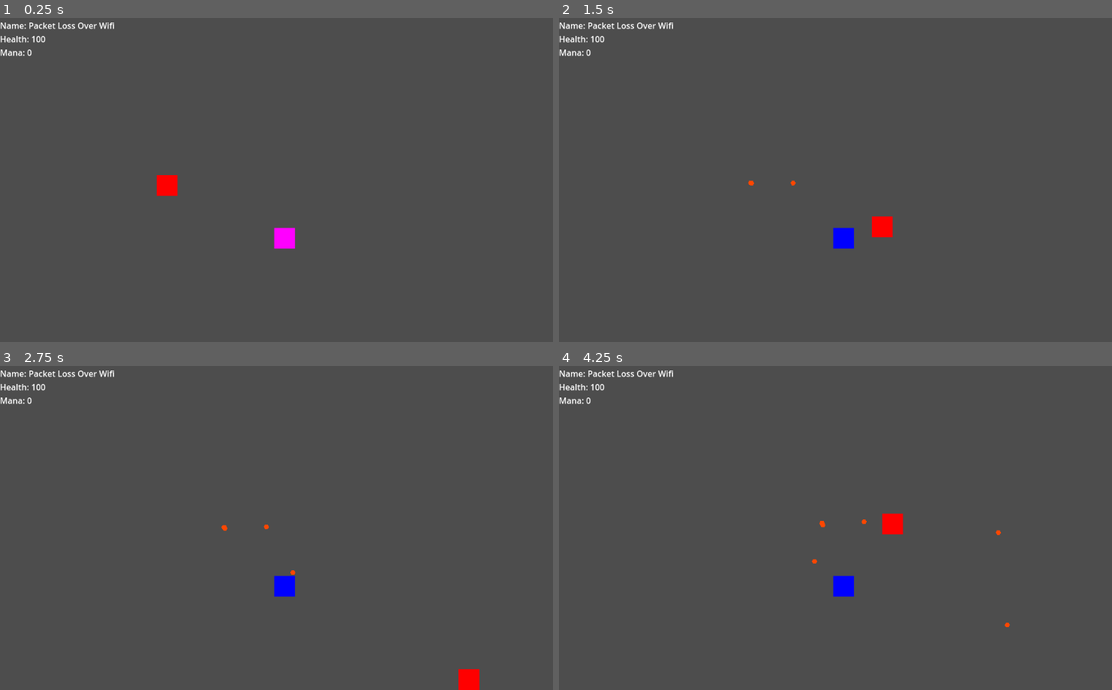
Above: before the commit, frames 1-4 (two rows, left to right).
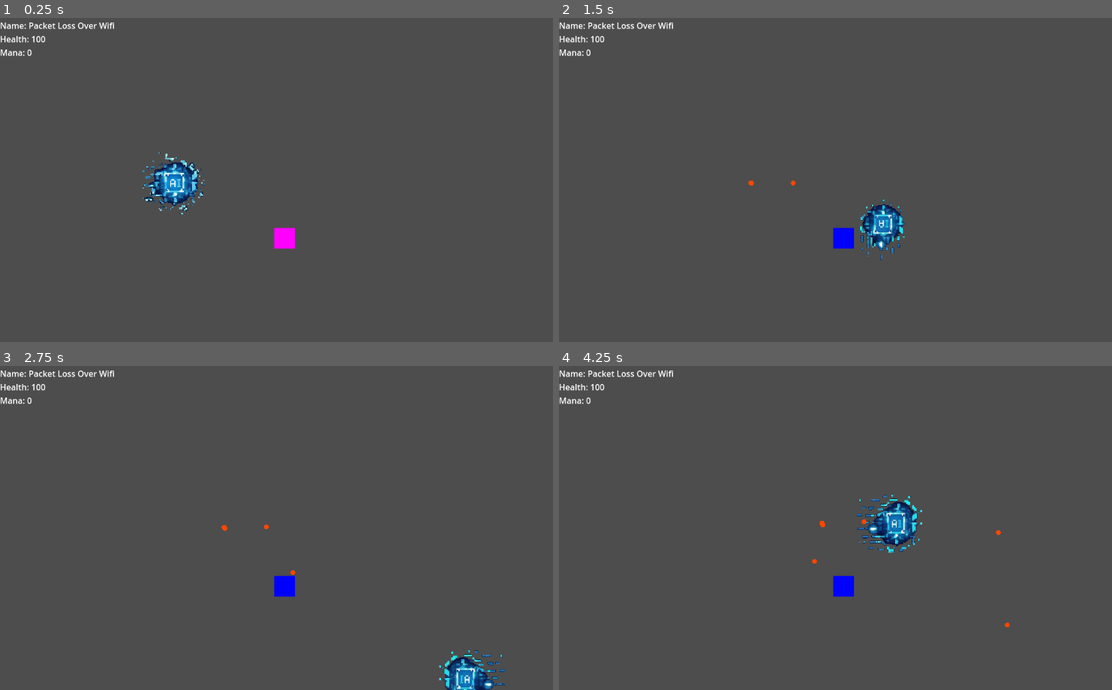
Above: after the commit, the same moments.

Repository: Wissenss/godot-modular-arc-demo
Game: Godot game, scene res://scenes/main.tscn
Two runs of this game, one before a commit and one after it. Both use one fixed random seed, a clock stepped at 60 frames per second and the inputs below.
Inputs (mouse positions are in pixels of both pictures, inside the frame that each line leads up to):
- Up to frame 1 (0.25 s): no input
- Up to frame 2 (1.5 s): tap Enter (ui_accept) at 0.5, 0.77 s; move the mouse to (990, 157) at 0.52 s; hold Right (ui_right) 0.53-1.28 s; move the mouse to (741, 189) at 1.27 s; hold Down (ui_down) from 1.28 s (still down)
- Up to frame 3 (2.75 s): tap Enter (ui_accept) at 1.52 s; move the mouse to (359, 447) at 2.02 s; release Down (ui_down) at 2.03 s; hold Right (ui_right) from 2.03 s (still down)
- Up to frame 4 (4.25 s): move the mouse to (829, 589) at 2.77 s; release Right (ui_right) at 2.78 s; hold Up (ui_up) 2.78-3.53 s; tap Enter (ui_accept) at 3.02, 3.77 s; move the mouse to (1040, 573) at 3.52 s; hold Left (ui_left) from 3.53 s (still down)

The runs differ from the first frame. In frame 1, 1.1% of the frame differs, in the area x 25-38%, y 41-61%; in frame 2, 0.8%; in frame 3, 0.9%; in frame 4, 1.1%, in the area x 53-66%, y 39-58%.

Commit message:
Spirtes y animaciones de Personaje Principal

Diff:
--- a/project.godot
+++ b/project.godot
@@ -16,6 +16,41 @@
 config/features=PackedStringArray("4.5", "GL Compatibility")
 config/icon="res://icon.svg"
 
+[input]
+
+ui_up={
+"deadzone": 0.5,
+"events": [Object(InputEventKey,"resource_local_to_scene":false,"resource_name":"","device":0,"window_id":0,"alt_pressed":false,"shift_pressed":false,"ctrl_pressed":false,"meta_pressed":false,"pressed":false,"keycode":4194320,"physical_keycode":0,"key_label":0,"unicode":0,"location":0,"echo":false,"script":null)
+, Object(InputEventJoypadButton,"resource_local_to_scene":false,"resource_name":"","device":-1,"button_index":11,"pressure":0.0,"pressed":false,"script":null)
+, Object(InputEventJoypadMotion,"resource_local_to_scene":false,"resource_name":"","device":-1,"axis":1,"axis_value":-1.0,"script":null)
+, Object(InputEventKey,"resource_local_to_scene":false,"resource_name":"","device":0,"window_id":0,"alt_pressed":false,"shift_pressed":false,"ctrl_pressed":false,"meta_pressed":false,"pressed":false,"keycode":87,"physical_keycode":0,"key_label":0,"unicode":87,"location":0,"echo":false,"script":null)
+]
+}
+ui_down={
+"deadzone": 0.5,
+"events": [Object(InputEventKey,"resource_local_to_scene":false,"resource_name":"","device":0,"window_id":0,"alt_pressed":false,"shift_pressed":false,"ctrl_pressed":false,"meta_pressed":false,"pressed":false,"keycode":4194322,"physical_keycode":0,"key_label":0,"unicode":0,"location":0,"echo":false,"script":null)
+, Object(InputEventJoypadButton,"resource_local_to_scene":false,"resource_name":"","device":-1,"button_index":12,"pressure":0.0,"pressed":false,"script":null)
+, Object(InputEventJoypadMotion,"resource_local_to_scene":false,"resource_name":"","device":-1,"axis":1,"axis_value":1.0,"script":null)
+, Object(InputEventKey,"resource_local_to_scene":false,"resource_name":"","device":0,"window_id":0,"alt_pressed":false,"shift_pressed":false,"ctrl_pressed":false,"meta_pressed":false,"pressed":false,"keycode":83,"physical_keycode":0,"key_label":0,"unicode":83,"location":0,"echo":false,"script":null)
+]
+}
+ui_left={
+"deadzone": 0.5,
+"events": [Object(InputEventKey,"resource_local_to_scene":false,"resource_name":"","device":0,"window_id":0,"alt_pressed":false,"shift_pressed":false,"ctrl_pressed":false,"meta_pressed":false,"pressed":false,"keycode":4194319,"physical_keycode":0,"key_label":0,"unicode":0,"location":0,"echo":false,"script":null)
+, Object(InputEventJoypadButton,"resource_local_to_scene":false,"resource_name":"","device":-1,"button_index":13,"pressure":0.0,"pressed":false,"script":null)
+, Object(InputEventJoypadMotion,"resource_local_to_scene":false,"resource_name":"","device":-1,"axis":0,"axis_value":-1.0,"script":null)
+, Object(InputEventKey,"resource_local_to_scene":false,"resource_name":"","device":0,"window_id":0,"alt_pressed":false,"shift_pressed":false,"ctrl_pressed":false,"meta_pressed":false,"pressed":false,"keycode":65,"physical_keycode":0,"key_label":0,"unicode":65,"location":0,"echo":false,"script":null)
+]
+}
+ui_right={
+"deadzone": 0.5,
+"events": [Object(InputEventKey,"resource_local_to_scene":false,"resource_name":"","device":0,"window_id":0,"alt_pressed":false,"shift_pressed":false,"ctrl_pressed":false,"meta_pressed":false,"pressed":false,"keycode":4194321,"physical_keycode":0,"key_label":0,"unicode":0,"location":0,"echo":false,"script":null)
+, Object(InputEventJoypadButton,"resource_local_to_scene":false,"resource_name":"","device":-1,"button_index":14,"pressure":0.0,"pressed":false,"script":null)
+, Object(InputEventJoypadMotion,"resource_local_to_scene":false,"resource_name":"","device":-1,"axis":0,"axis_value":1.0,"script":null)
+, Object(InputEventKey,"resource_local_to_scene":false,"resource_name":"","device":0,"window_id":0,"alt_pressed":false,"shift_pressed":false,"ctrl_pressed":false,"meta_pressed":false,"pressed":false,"keycode":68,"physical_keycode":0,"key_label":0,"unicode":68,"location":0,"echo":false,"script":null)
+]
+}
+
 [rendering]
 
 renderer/rendering_method="gl_compatibility"
--- a/scenes/entities/characters/character_one.tscn
+++ b/scenes/entities/characters/character_one.tscn
@@ -13,9 +13,9 @@
 [node name="collision" type="CollisionPolygon2D" parent="."]
 polygon = PackedVector2Array(-20, -20, 20, -20, 20, 20, -20, 20)
 
-[node name="polygon" type="Polygon2D" parent="."]
-color = Color(1, 0, 0, 1)
-polygon = PackedVector2Array(-20, -20, 20, -20, 20, 20, -20, 20)
+[node name="animated_sprite" type="AnimatedSprite2D" parent="."]
+texture_filter = 1
+scale = Vector2(0.18, 0.18)
 
 [node name="hitbox_comp" parent="." instance=ExtResource("3_2nqfl")]
 
--- a/scripts/components/constant_velocity_comp.gd
+++ b/scripts/components/constant_velocity_comp.gd
@@ -10,7 +10,10 @@
 	pass
 
 func _physics_process(delta: float) -> void:
-	var velocity = self.Direction * self.Speed * delta
+	if self.Owner == null or is_instance_valid(self.Owner) == false:
+		return
+
+	var velocity: Vector2 = self.Direction * self.Speed * delta
 
 	self.Owner.position += velocity
 
--- a/scripts/components/controller_comp.gd
+++ b/scripts/components/controller_comp.gd
@@ -8,13 +8,13 @@
 func _get_move_direction() -> Vector2:
 	var direction := Vector2(0, 0)
 
-	if Input.is_action_pressed("ui_up"):
+	if Input.is_action_pressed("ui_up") or Input.is_physical_key_pressed(KEY_W):
 		direction.y -= 1
-	if Input.is_action_pressed("ui_down"):
+	if Input.is_action_pressed("ui_down") or Input.is_physical_key_pressed(KEY_S):
 		direction.y += 1
-	if Input.is_action_pressed("ui_left"):
+	if Input.is_action_pressed("ui_left") or Input.is_physical_key_pressed(KEY_A):
 		direction.x -= 1
-	if Input.is_action_pressed("ui_right"):
+	if Input.is_action_pressed("ui_right") or Input.is_physical_key_pressed(KEY_D):
 		direction.x += 1
 
 	return direction.normalized()
--- a/scripts/entities/character_one.gd
+++ b/scripts/entities/character_one.gd
@@ -1,4 +1,14 @@
 class_name CharacterOne extends CharacterBody2D
+
+const MOVEMENT_FRAME_DIRECTORY := "res://art/generated/character_one/movement"
+const IDLE_FRAME_DIRECTORY := "res://art/generated/character_one/idle"
+const UP_LEFT_FRAME_INDICES := [0, 1, 2, 3, 4, 5]
+const LEFT_FRAME_INDICES := [6, 7, 8, 9]
+const DOWN_LEFT_FRAME_INDICES := [10, 11, 12, 13, 14, 15]
+const UP_FRAME_INDICES := [16, 17, 18, 19]
+const MOVEMENT_ANIMATION_SPEED := 10.0
+const IDLE_FRAME_INDICES := [0, 1, 2, 3, 4, 5, 6, 7, 8, 9, 10, 11]
+const IDLE_ANIMATION_SPEED := 7.0
 
 var HealthComp : HealthComponent
 var HitboxComp : HitboxComponent
@@ -7,7 +17,7 @@
 
 var WeaponOne : WeaponOne
 
-var Polygon : Polygon2D
+var Sprite : AnimatedSprite2D
 
 func _ready() -> void:
 	self.HealthComp = $health_comp
@@ -30,7 +40,14 @@
 	self.WeaponOne = $weapon_one
 	self.WeaponOne.Owner = self
 
-	self.Polygon = $polygon
+	self.Sprite = $animated_sprite
+	self._setup_sprite_frames()
+	self._play_idle_animation()
+
+func _physics_process(_delta: float) -> void:
+	var move_direction := self._get_move_direction()
+	self.ConstantVelocityComp.Direction = move_direction
+	self._update_movement_animation(move_direction)
 
 func _handle_on_health_changed(health : int, old_health: int) -> void:
 	pass
@@ -38,11 +55,101 @@
 func _handle_on_died() -> void:
 	self.queue_free()
 
+func _setup_sprite_frames() -> void:
+	var sprite_frames := SpriteFrames.new()
+
+	self._add_animation(sprite_frames, "idle", IDLE_FRAME_DIRECTORY, IDLE_FRAME_INDICES, IDLE_ANIMATION_SPEED)
+	self._add_animation(sprite_frames, "move_up_left", MOVEMENT_FRAME_DIRECTORY, UP_LEFT_FRAME_INDICES, MOVEMENT_ANIMATION_SPEED)
+	self._add_animation(sprite_frames, "move_left", MOVEMENT_FRAME_DIRECTORY, LEFT_FRAME_INDICES, MOVEMENT_ANIMATION_SPEED)
+	self._add_animation(sprite_frames, "move_down_left", MOVEMENT_FRAME_DIRECTORY, DOWN_LEFT_FRAME_INDICES, MOVEMENT_ANIMATION_SPEED)
+	self._add_animation(sprite_frames, "move_up", MOVEMENT_FRAME_DIRECTORY, UP_FRAME_INDICES, MOVEMENT_ANIMATION_SPEED)
+
+	self.Sprite.sprite_frames = sprite_frames
+
+func _add_animation(sprite_frames: SpriteFrames, animation_name: String, frame_directory: String, frame_indices: Array, animation_speed: float) -> void:
+	sprite_frames.add_animation(animation_name)
+	sprite_frames.set_animation_loop(animation_name, true)
+	sprite_frames.set_animation_speed(animation_name, animation_speed)
+
+	for frame_index in frame_indices:
+		var frame_path := "%s/frame_%s.png" % [frame_directory, str(frame_index).pad_zeros(2)]
+		var frame_texture := self._load_frame_texture(frame_path)
+		if frame_texture == null:
+			push_warning("Missing movement frame: %s" % frame_path)
+			continue
+
+		sprite_frames.add_frame(animation_name, frame_texture)
+
+func _load_frame_texture(frame_path: String) -> Texture2D:
+	var frame_image := Image.load_from_file(frame_path)
+	if frame_image == null or frame_image.is_empty():
+		return null
+
+	return ImageTexture.create_from_image(frame_image)
+
+func _get_move_direction() -> Vector2:
+	if Utils.HasComponent(self, KnockbackEffectComponent.get_class_name()):
+		return Vector2.ZERO
+
+	if Utils.HasComponent(self, FrozenEffectComp.get_class_name()):
+		return Vector2.ZERO
+
+	return self.ControllerComp._get_move_direction()
+
+func _update_movement_animation(direction: Vector2) -> void:
+	if direction == Vector2.ZERO:
+		self._play_idle_animation()
+		return
+
+	var animation_state := self._resolve_animation_state(direction)
+
+	self.Sprite.flip_h = animation_state["flip_h"]
+	self.Sprite.flip_v = animation_state["flip_v"]
+
+	if self.Sprite.animation != animation_state["animation"]:
+		self.Sprite.play(animation_state["animation"])
+		return
+
+	if self.Sprite.is_playing() == false:
+		self.Sprite.play()
+
+func _play_idle_animation() -> void:
+	self.Sprite.flip_h = false
+	self.Sprite.flip_v = false
+
+	if self.Sprite.animation != "idle":
+		self.Sprite.play("idle")
+		return
+
+	if self.Sprite.is_playing() == false:
+		self.Sprite.play()
+
+func _resolve_animation_state(direction: Vector2) -> Dictionary:
+	var horizontal_direction: int = int(sign(direction.x))
+	var vertical_direction: int = int(sign(direction.y))
+
+	if horizontal_direction < 0 and vertical_direction < 0:
+		return {"animation": "move_up_left", "flip_h": false, "flip_v": false}
+	if horizontal_direction > 0 and vertical_direction < 0:
+		return {"animation": "move_up_left", "flip_h": true, "flip_v": false}
+	if horizontal_direction < 0 and vertical_direction > 0:
+		return {"animation": "move_down_left", "flip_h": false, "flip_v": false}
+	if horizontal_direction > 0 and vertical_direction > 0:
+		return {"animation": "move_down_left", "flip_h": true, "flip_v": false}
+	if horizontal_direction < 0:
+		return {"animation": "move_left", "flip_h": false, "flip_v": false}
+	if horizontal_direction > 0:
+		return {"animation": "move_left", "flip_h": true, "flip_v": false}
+	if vertical_direction < 0:
+		return {"animation": "move_up", "flip_h": false, "flip_v": false}
+
+	return {"animation": "move_up", "flip_h": false, "flip_v": true}
+
 func _do_blink_effect() -> void:
 	for i in range(4):
-		self.Polygon.color.b += 20
+		self.Sprite.modulate = Color(1.0, 1.0, 1.35, 1.0)
 		await get_tree().create_timer(0.1).timeout
-		self.Polygon.color.b -= 20
+		self.Sprite.modulate = Color.WHITE
 		await get_tree().create_timer(0.1).timeout
 
 func _handle_on_hit(by: Area2D) -> void:
@@ -55,17 +162,5 @@
 		self._do_blink_effect()
 
 func _input(event: InputEvent) -> void:
-	# if the character has knockback, do not apply movement
-	if Utils.HasComponent(self, KnockbackEffectComponent.get_class_name()):
-		self.ConstantVelocityComp.Direction = Vector2(0, 0)
-		return
-
-	# if the character is frozen, do not apply movement:
-	if Utils.HasComponent(self, FrozenEffectComp.get_class_name()):
-		self.ConstantVelocityComp.Direction = Vector2(0, 0)
-		return
-
-	self.ConstantVelocityComp.Direction = self.ControllerComp._get_move_direction()
-
 	if self.ControllerComp._is_shoot_pressed():
 		self.WeaponOne._shoot(self.ControllerComp._get_aim_direction())
--- /dev/null
+++ b/scripts/tests/character_one_visual_smoke.gd
@@ -0,0 +1,63 @@
+extends SceneTree
+
+func _initialize() -> void:
+	await _run()
+
+func _run() -> void:
+	var scene := load("res://scenes/entities/characters/character_one.tscn") as PackedScene
+	if scene == null:
+		push_error("Failed to load character_one.tscn")
+		quit(1)
+		return
+
+	var character := scene.instantiate()
+	root.add_child(character)
+	await process_frame
+	await physics_frame
+
+	var sprite := character.Sprite as AnimatedSprite2D
+	if sprite == null:
+		push_error("Character sprite was not initialized")
+		quit(1)
+		return
+
+	if sprite.texture_filter != CanvasItem.TEXTURE_FILTER_NEAREST:
+		push_error("Expected nearest texture filter for sharper sprite rendering")
+		quit(1)
+		return
+
+	if sprite.scale.x <= 0.12 or sprite.scale.y <= 0.12:
+		push_error("Expected sprite scale to be larger than the current placeholder size")
+		quit(1)
+		return
+
+	if sprite.animation != "idle":
+		push_error("Expected idle animation to be active by default")
+		quit(1)
+		return
+
+	if sprite.is_playing() == false:
+		push_error("Expected idle animation to keep playing while the character is standing still")
+		quit(1)
+		return
+
+	var idle_texture := sprite.sprite_frames.get_frame_texture("idle", 0)
+	var move_texture := sprite.sprite_frames.get_frame_texture("move_left", 0)
+	if idle_texture == null or move_texture == null:
+		push_error("Expected both idle and movement textures to exist")
+		quit(1)
+		return
+
+	var idle_size := _opaque_size(idle_texture.get_image())
+	var move_size := _opaque_size(move_texture.get_image())
+	if move_size.y < idle_size.y * 0.85:
+		push_error("Expected movement frames to stay close to idle size, got %s vs %s" % [move_size, idle_size])
+		quit(1)
+		return
+
+	print("character_one_visual_smoke: ok")
+	quit(0)
+
+func _opaque_size(image: Image) -> Vector2i:
+	var used_rect := image.get_used_rect()
+	return used_rect.size
Binary file added: art/Beta srpite arts/Beta animations.png
Binary file added: art/Beta srpite arts/Gemini_Generated_Image_h4m2vmh4m2vmh4m2 - Copy (3).png
Binary file added: art/Beta srpite arts/Gemini_Generated_Image_h4m2vmh4m2vmh4m2 - Copy (4).png
Binary file added: art/Beta srpite arts/Gemini_Generated_Image_h4m2vmh4m2vmh4m2 - Copy (5).png
Binary file added: art/Beta srpite arts/Gemini_Generated_Image_h4m2vmh4m2vmh4m2 - Copy.png
Binary file added: art/Beta srpite arts/Gemini_Generated_Image_h4m2vmh4m2vmh4m2.png
Binary file added: art/Beta srpite arts/Movement MC.png
Binary file added: art/Beta srpite arts/Movement.png
Binary file added: art/Movement MC all directions.png
Binary file added: art/No movement MC animation1.png
Binary file added: art/No movement MC animation2.png
Binary file added: art/No movement MC animation3.png
(and 52 more such lines)
